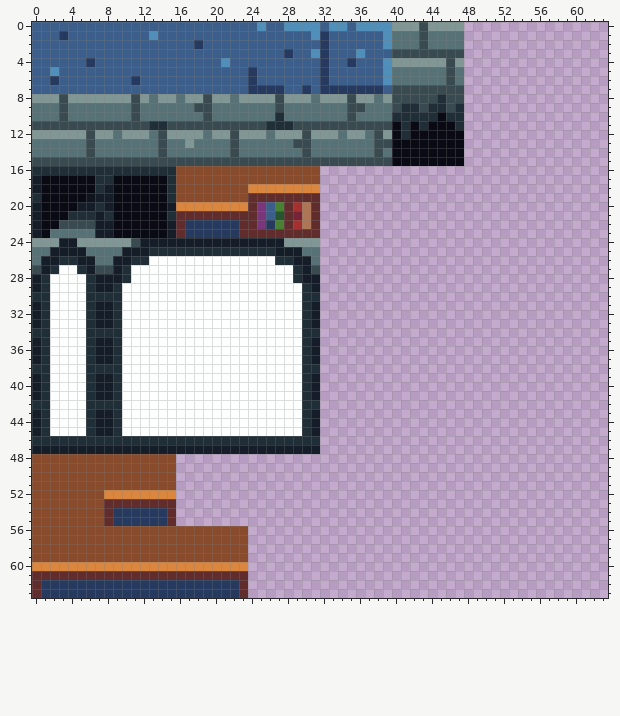
Two versions of one pixel-art sprite, assets/sprites/tileset.png. The picture above is the old version.
The file is 64x64 pixels.
Once edited:
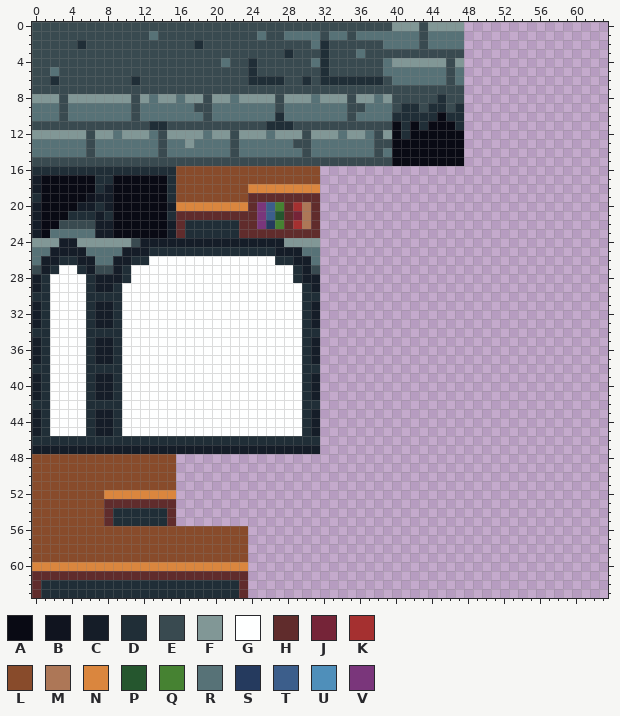
Palette (. is transparent): A #090a14  B #10141f  C #151d28  D #202e37  E #394a50  F #819796  G #feffff  H #602c2c  J #752438  K #a53030  L #884b2b  M #ad7757  N #da863e  P #25562e  Q #468232  R #577277  S #253a5e  T #3c5e8b  U #4f8fba  V #7a367b
The edit:
y 0: x 0..39 TTTTTTTTTTTTTTTTTTTTTTTTTUTTUUUUTUUTUUUU -> EEEEEEEEEEEEEEEEEEEEEEEEEEEEEEEEEEEEEEEE
y 1: x 0..39 TTTSTTTTTTTTTUTTTTTTTTTTTTTTTTTUSTTTTTTU -> EEEEEEEEEEEEEREEEEEEEEEEEREERRRRERRERRRR
y 2: x 0..39 TTTTTTTTTTTTTTTTTTSTTTTTTTTTTTTTSTTTTTTU -> EEEEEDEEEEEEEEEEEEDEEEEEEEEEEEERDEEEEEER
y 3: x 0..39 TTTTTTTTTTTTTTTTTTTTTTTTTTTTSTTUSTTTUTTT -> EEEEEEEEEEEEEEEEEEEEEEEEEEEEDEEEDEEEREEE
y 4: x 0..39 TTTTTTSTTTTTTTTTTTTTTUTTTTTTTTTTSTTSTTTU -> EEEEEEEEEEEEEEEEEEEEEREEDEEEEEERDEEEEEER
y 5: x 0..39 TTUTTTTTTTTTTTTTTTTTTTTTSTTTTTTTSTTTTTTU -> EEREEEEEEEEEEEEEEEEEEEEEDEEEEEEEDEEEEEER
y 6: x 0..39 TTSTTTTTTTTSTTTTTTTTTTTTSTTTTTTTSTTTTTTU -> EEDEEEEEEEEDEEEEEEEEEEEEDDDDEEDEDDDDDDDE
y 7: x 0..39 TTTTTTTTTTTTTTTTTTTTTTTTSSSSTTSTSSSSSSST -> EEEEEEEEEEEEEEEEEEEEEEEEEEEEEEEEEEEEEEEE
y 22..23: x 17..22 SSSSSS -> DDDDDD
y 54..55: x 9..14 SSSSSS -> DDDDDD
y 62..63: x 1..22 SSSSSSSSSSSSSSSSSSSSSS -> DDDDDDDDDDDDDDDDDDDDDD
Boxes around the changes in both pictures, in picture pixels (x1, y1, x2, y2):
changed: (32, 22, 392, 94)
changed: (185, 220, 239, 238)
changed: (113, 508, 167, 526)
changed: (41, 580, 239, 598)
